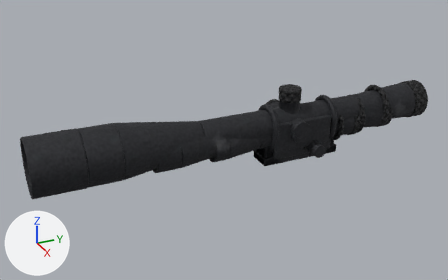
What one commit did to the glTF model assets/models/gun_attach.glb.
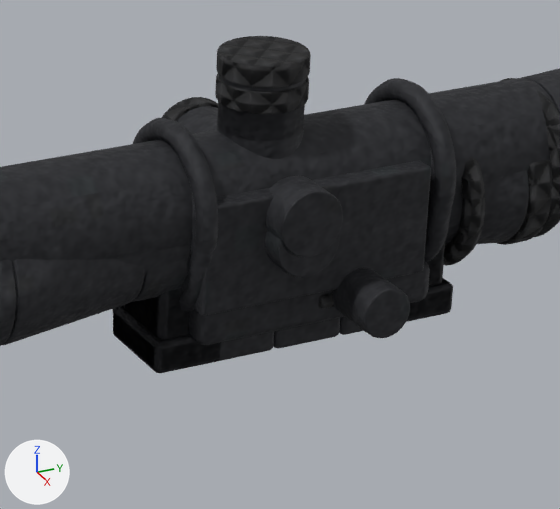
There are two pictures of each version: one whole from a 50 mm camera at (0.529, -0.324, 0.298) aimed at (-0.005, -0.084, 0.031), one close up on the part from 50% to 81% of the width and 27% to 71% of the height. The axes (+X, +Y, +Z) are drawn at lower left. The lights are the same throughout. The last two pictures show the newer version. Vertices at exactly the same position are counted once.

In view in the first close-up: 'ATT_holo', 'ATT_reflex', 'ATT_x2', 'ATT_x4', 'ATT_x8'.
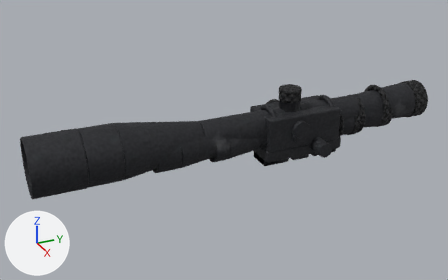
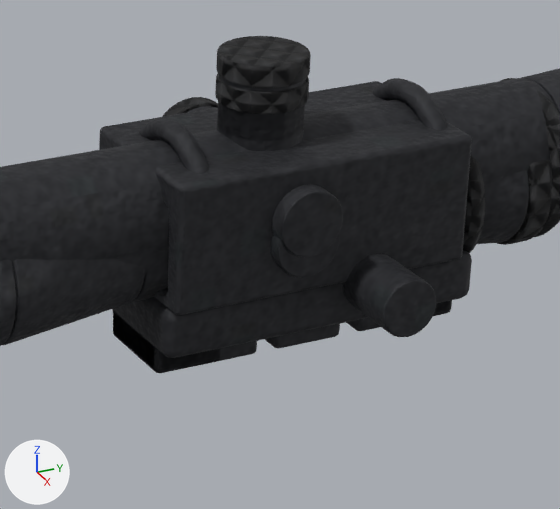
Changed parts and their boxes [x1, y1, x2, y2] in the close-ups (560 x 509 px; the box of a moved part takes in the faces that stretch with it):
'ATT_holo', reshaped: before [188, 160, 431, 362]; after [99, 81, 472, 366]
part 1 of me_cube_005, moved or reshaped: before [339, 317, 364, 335]; after [346, 318, 380, 331]
part 2 of me_cube_005, moved or reshaped: before [213, 331, 274, 362]; after [195, 341, 257, 366]
part 3 of me_cube_005, moved or reshaped: before [188, 161, 431, 345]; after [99, 81, 472, 358]

Patch to the scene script:
```diff
--- a/assets/models/gun_attach.glb.py
+++ b/assets/models/gun_attach.glb.py
@@ me_cube_005 @@
 # used by ob_att_holo; location = (0.0, 0.0, 0.0)
-me_cube_005.from_pydata(...)  # 1242 vertices, 2440 faces; spans x -0.021..0.034, y -0.0409..0.047, z -0.002..0.048
+me_cube_005.from_pydata(...)  # 1242 vertices, 2440 faces; spans x -0.023..0.041, y -0.0509..0.062, z -0.002..0.056
+# me_cube_005 part 1: the loose piece of 96 vertices spanning x -0.013..0.013, y 0.01..0.03, z 0.0..0.009 is moved by (0.0, 0.005, 0.0)
+# me_cube_005 part 2: the loose piece of 96 vertices spanning x -0.013..0.013, y -0.03..-0.01, z 0.0..0.009 is moved by (0.0, -0.005, 0.0)
+# me_cube_005 part 3: 656 of 1242 vertices moved; they spanned x -0.02..0.034, y -0.036..0.047, z 0.007..0.048 and now span x -0.023..0.041, y -0.046..0.062, z 0.007..0.056; mean shift (0.0011, 0.0044, 0.0038); largest move (0.014, -0.036, 0.0193) -> (0.0145, 0.04, 0.0495)
+# other edits to the shape of me_cube_005 do not show in these pictures
 me_cube_005.materials.append(mat_gun_optic)
```
